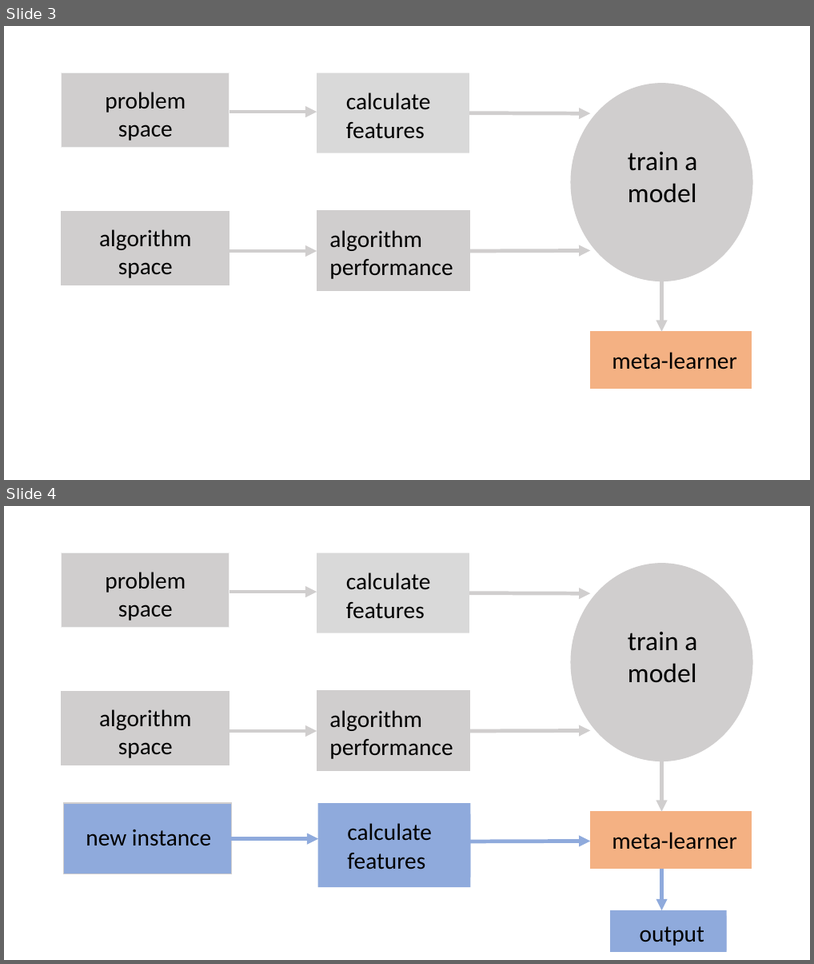
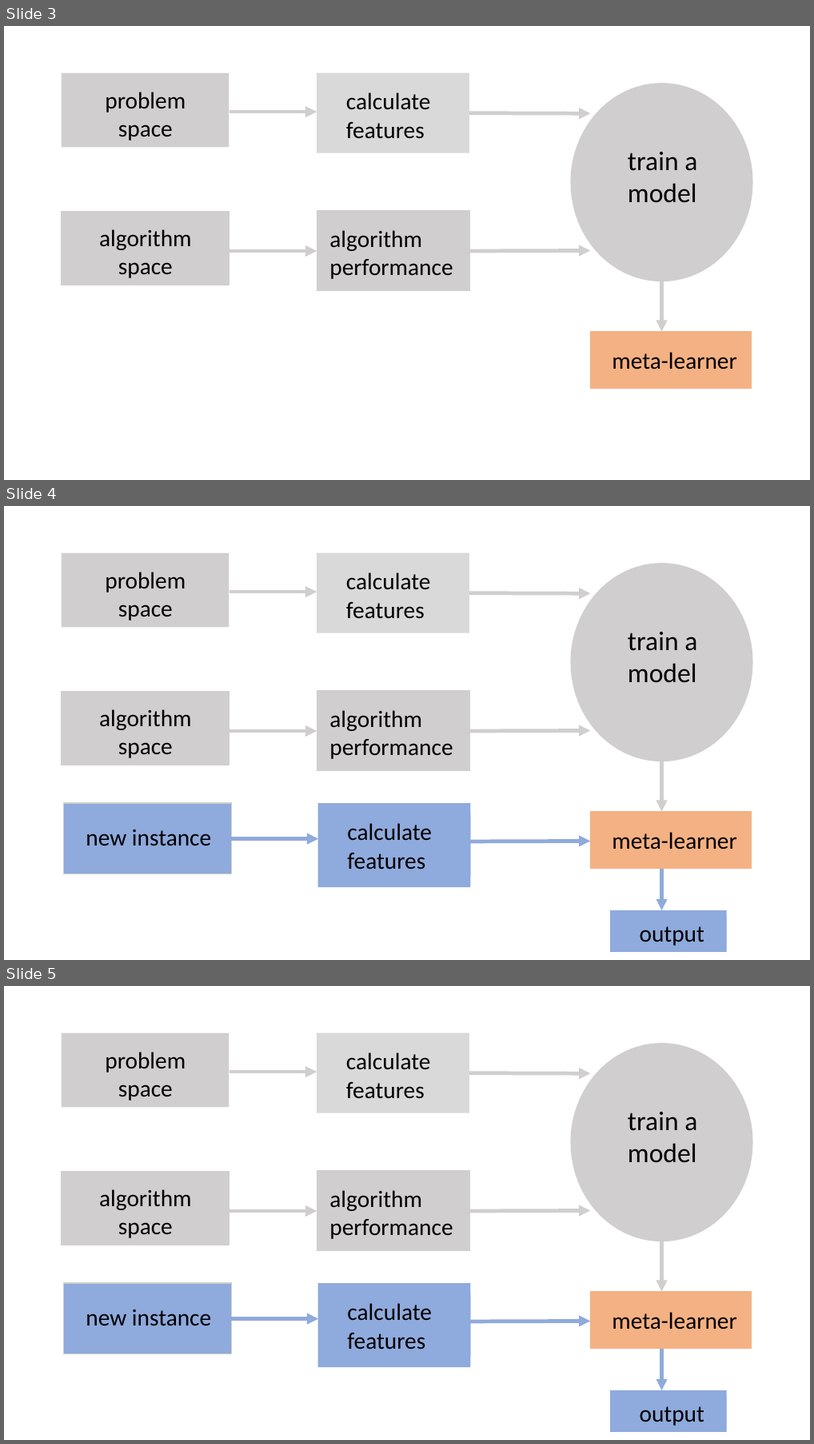
Before and after one commit to thiyangt/beijingTalk, a slide deck: figure_preparation.pptx. Shown one above the other, each under a label of ours: slides 3 and 4 before the commit, slides 3, 4 and 5 after it. The pictures are 814x964 and 814x1444 pixels, drawn with LibreOffice and Linux fonts; fonts in the diff are those of the drawing. Boxes give left, top, right and bottom in pixels: in the first picture for what was removed or moved away, otherwise in the second. Text is boxed around its words. In the diff, an @@ line names an element or a change of style, - is before the commit and + after.

```diff
--- a/figure_preparation.pptx
+++ b/figure_preparation.pptx
@@ slide 4 added at (4,506,810,960), background #FFFFFF @@
@@ rectangle added at (62,553,230,627), fill #D0CECE, outline #F2F2F2 1 pt @@
@@ rectangle added at (317,553,470,633), fill #D9D9D9 @@
@@ text added at (105,572,186,620), 28 pt, text #000000 @@
+problem space
@@ text added at (346,572,430,619), 28 pt, text #000000 @@
+calculate features
@@ ellipse added at (571,564,753,761), fill #D0CECE, outline #D0CECE 1 pt @@
@@ arrow added from (230, 592) to (317, 592), #D0CECE 4.5 pt @@
@@ arrow added from (470, 593) to (591, 594), #D0CECE 4.5 pt @@
@@ rectangle added at (622,620,742,692), fill #D0CECE, outline #D0CECE 0.75 pt, 32 pt, text #000000 @@
+train a model
@@ rectangle added at (62,691,230,765), fill #D0CECE, outline #D0CECE 1 pt @@
@@ rectangle added at (317,691,470,771), fill #D0CECE, outline #D0CECE 1 pt @@
@@ text added at (99,709,192,758), 28 pt, text #000000 @@
+algorithm space
@@ rectangle added at (324,700,462,764), fill #D0CECE, outline #D0CECE 0.75 pt, 28 pt, text #000000 @@
+algorithm performance
@@ arrow added from (230, 731) to (317, 731), #D0CECE 4.5 pt @@
@@ arrow added from (470, 731) to (591, 731), #D0CECE 4.5 pt @@
@@ arrow added from (662, 760) to (662, 812), #D0CECE 4.5 pt @@
@@ rectangle added at (63,803,231,875), fill #8FAADC, outline #D0CECE 1 pt @@
@@ rectangle added at (318,803,470,887), fill #8FAADC @@
@@ rectangle added at (591,812,752,868), fill #F4B183, outline #F4B183 1 pt @@
@@ text added at (86,829,211,846), 28 pt, text #000000 @@
+new instance
@@ arrow added from (231, 839) to (318, 839), #8FAADC 4.5 pt @@
@@ text added at (347,823,431,869), 28 pt, text #000000 @@
+calculate features
@@ arrow added from (470, 841) to (591, 840), #8FAADC 4.5 pt @@
@@ text added at (612,832,737,849), 28 pt, text #000000 @@
+meta-learner
@@ arrow added from (662, 868) to (662, 910), #8FAADC 4.5 pt @@
@@ rectangle added at (610,910,727,952), fill #8FAADC @@
@@ rectangle added at (628,916,727,950), fill #8FAADC, 28 pt, text #000000 @@
+output
@@ what was slide 4 is now slide 5 @@
```
Also in this commit, not shown: 21 other files.
